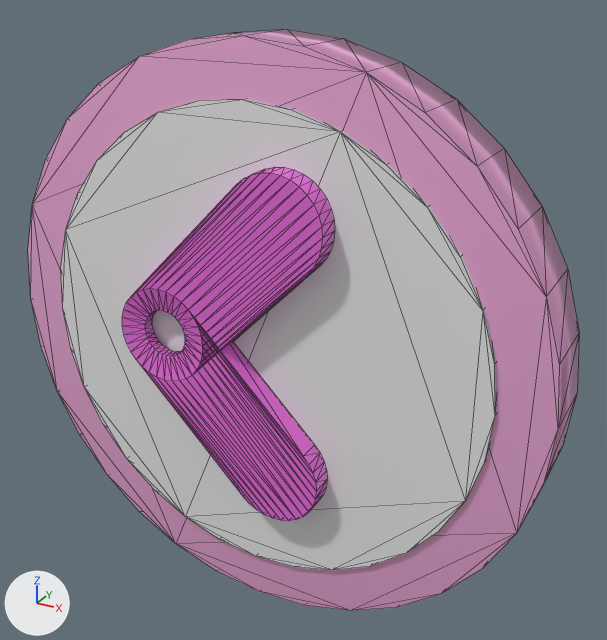
An edit to the glTF model public/assets/button.glb, drawn before and after from the same camera.
Before and after are seen from a camera (50 mm lens) standing at (1.68, -2.77, 1.51) and looking at (0.12, 0.06, 0.09). The lights are fixed; the arrows at lower left show +X, +Y and +Z. Mesh edges are drawn as thin lines. Where no turn or scale is listed for an object, it has been applied to the vertices.
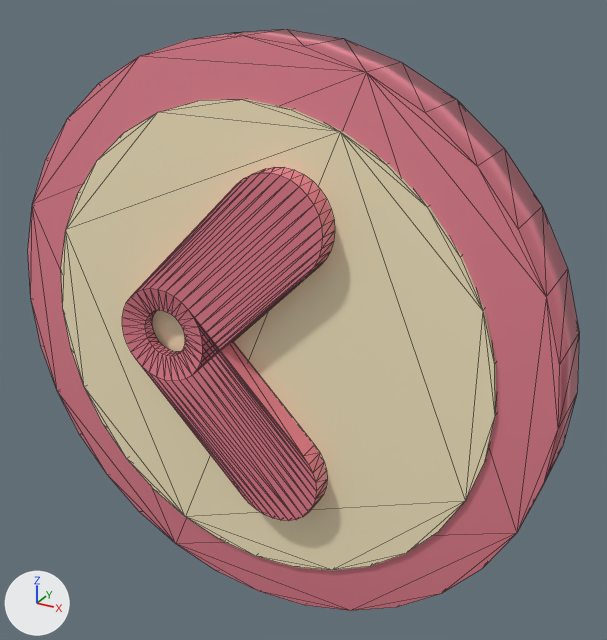
Pixel boxes (x1, y1, x2, y2) of what changed, in the pictures (607 x 640 px):
'Cylinder.001', recoloured (white to beige): (61, 99, 496, 570) in both
'Cylinder', recoloured: (28, 29, 579, 611) in both
'Cylinder.003', recoloured: (122, 167, 334, 521) in both

The edits, one by one:
Material 'Material.001' (mat_material_001) changes colour from pink #e7a6d3 to pink #e58291; in linear values from (0.8, 0.379, 0.648) to (0.784, 0.222, 0.282).
Material 'Arrow' (mat_arrow) changes colour from pink #e76cd9 to pink #e57f8e; in linear values from (0.8, 0.15, 0.694) to (0.784, 0.211, 0.272).
Material 'Material.002' (mat_material_002) changes colour from white #e7e7e7 to beige #faecc4; in linear values from (0.8, 0.8, 0.8) to (0.956, 0.836, 0.551).
